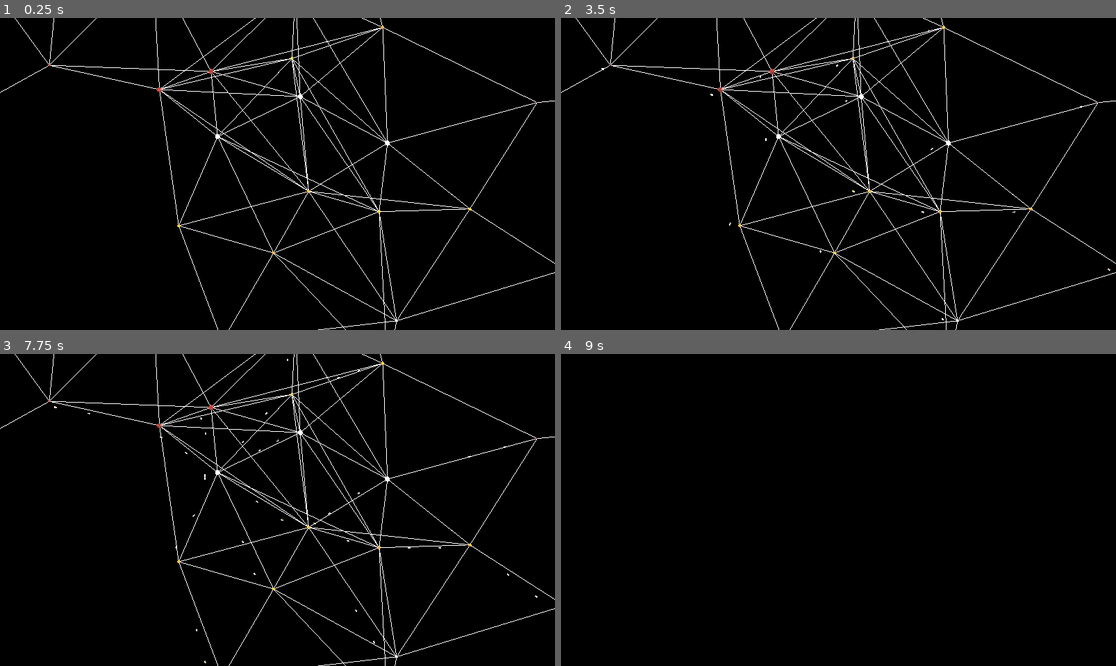
Above: before the commit, frames 1-4 (two rows, left to right).
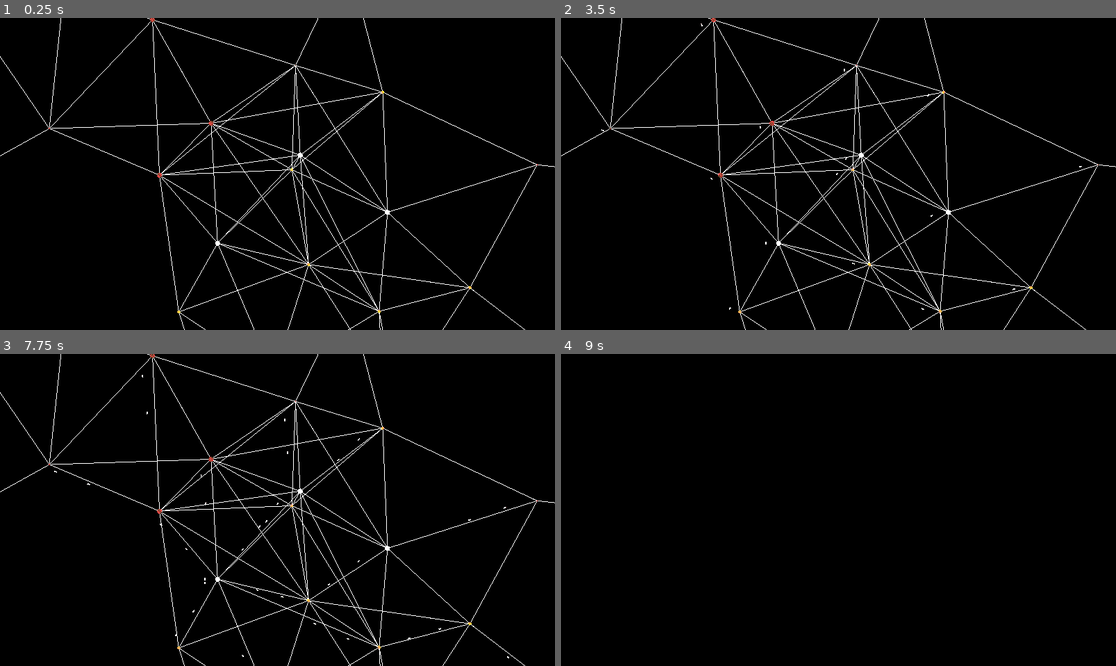
Above: after the commit, the same moments.

Repository: NoahMSchool/SpaceStrategyGame
Game: Godot game, scene res://Galaxy/galaxy.tscn
Two runs of this game, one before a commit and one after it. Both use one fixed random seed, a clock stepped at 60 frames per second and the inputs below.
Inputs (mouse positions are in pixels of both pictures, inside the frame that each line leads up to):
- Up to frame 1 (0.25 s): no input
- Up to frame 2 (3.5 s): tap Enter at 0.5, 2 s; move the mouse to (960, 158) at 0.52 s; tap M (m) at 0.6, 3.05 s; tap R (r) at 0.8, 1.35 s; tap Space at 1.25, 2.75 s; move the mouse to (727, 189) at 1.27 s; tap S (s) at 1.55, 2.1 s; move the mouse to (894, 105) at 2.02 s; tap X (x) at 2.3, 2.85 s; move the mouse to (810, 236) at 2.77 s
- Up to frame 3 (7.75 s): move the mouse to (444, 556) at 3.52 s; click (444, 556) at 3.6 s; tap R (r) at 3.8, 6.8 s; move the mouse to (111, 463) at 4.27 s; tap Middle mouse button (MouseWheelClick) at 4.35 s; tap S (s) at 4.55, 7.55 s; tap Enter at 5 s; move the mouse to (305, 510) at 5.02 s; hold Right mouse button (RightMouse) 5.03-5.78 s; tap X (x) at 5.3 s; tap Space at 5.75 s; move the mouse to (194, 432) at 5.77 s; tap Mouse wheel down (ScrollDown) at 5.85 s; tap M (m) at 6.05, 7.35 s; move the mouse to (399, 494) at 6.52 s; tap Mouse wheel up (ScrollUp) at 6.6 s; move the mouse to (166, 525) at 7.27 s
- Up to frame 4 (9 s): move the mouse to (894, 441) at 8.02 s; tap R (r) at 8.1 s; tap X (x) at 8.3 s; move the mouse to (810, 572) at 8.77 s; tap S (s) at 8.85 s

The runs differ from the first frame. In frame 1, 4.8% of the frame differs, in the area x 0-100%, y 0-100%; in frame 2, 4.9%; in frame 3, 4.9%; in frame 4, nothing differs.

Commit message:
Fixed bug where planets viewed from slight angle

Diff:
--- a/explorercommander.gd
+++ b/explorercommander.gd
@@ -89,8 +89,7 @@
 		cam.size = last_birdseye_camsize
 
 		global_position.y = 15
-		rotation.x = -90
-		rotation = Vector3(-90,0,0)
+		rotation = Vector3(-PI/2,0,0)
 	else:
 		last_birdseye_camsize = cam.size
 		cam.projection = Camera3D.PROJECTION_PERSPECTIVE
